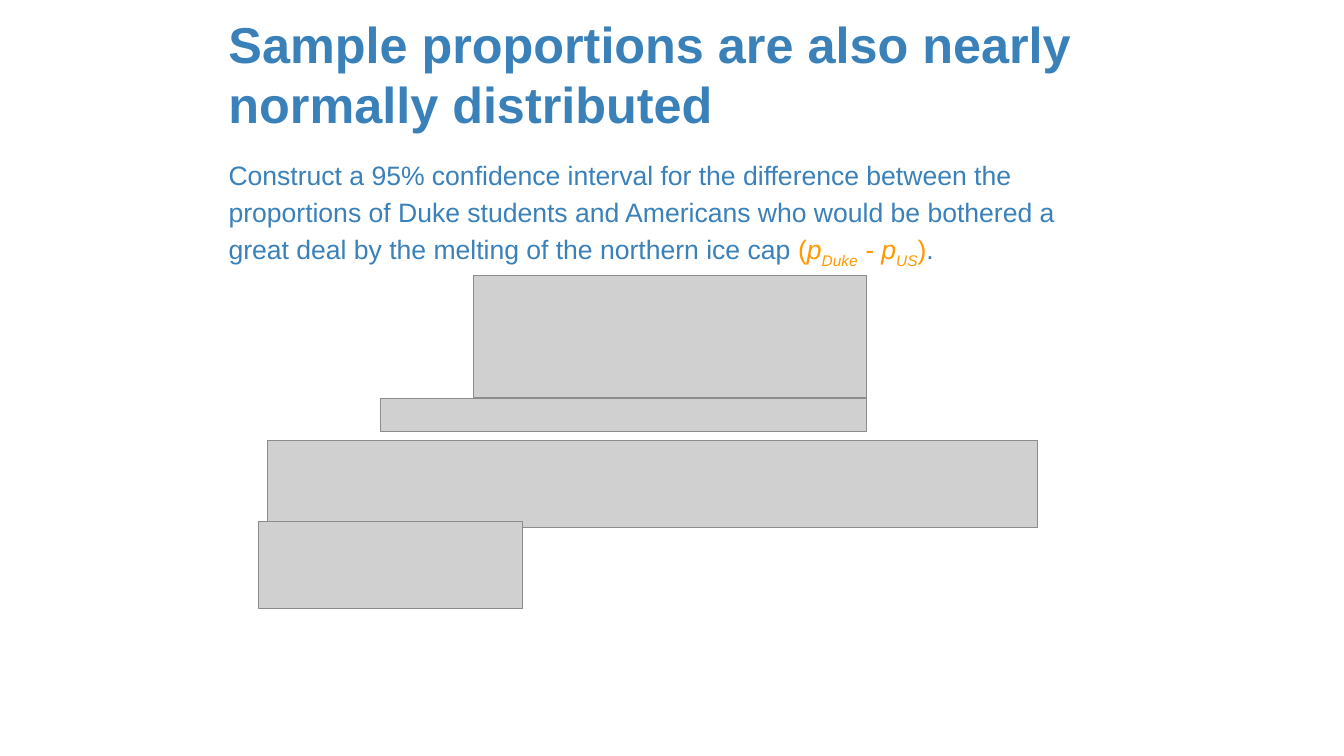
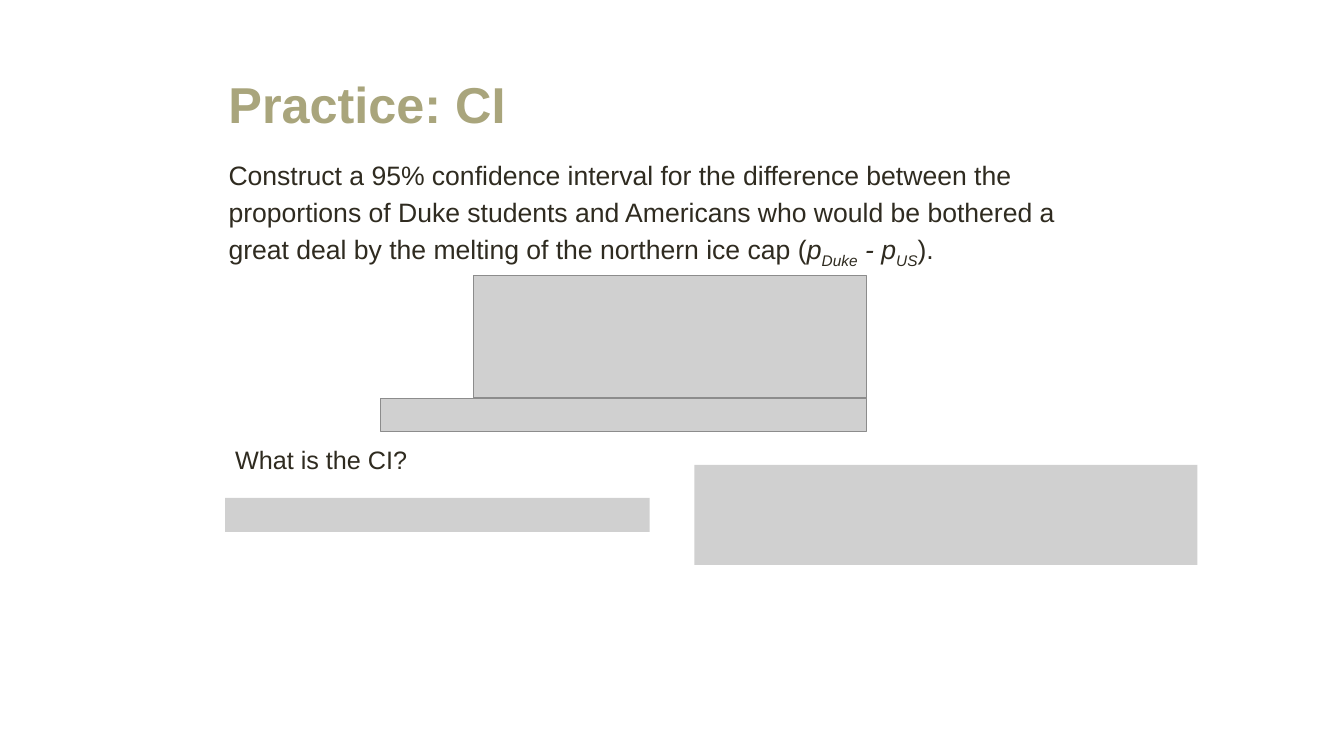
Before and after one commit to amosca01/MATH108-F23, a slide deck: slide 20 of slides/16-difference-two-proportions.pptx. Drawn at 1344x756 pixels with LibreOffice and Linux fonts; fonts in the diff are those of the drawing; grey boxes stand for pictures. Boxes give left, top, right and bottom in pixels: in the first picture for what was removed or moved away, otherwise in the second. Text is boxed around its words. In the diff, an @@ line names an element or a change of style, - is before the commit and + after.

```diff
--- a/slides/16-difference-two-proportions.pptx
+++ b/slides/16-difference-two-proportions.pptx
@@ title at (x1=228, y1=86, x2=505, y2=124): text changed; text colour #3A81BA to #A9A57C @@
-Sample proportions are also nearly normally distributed
+Practice: CI
@@ text "Construct a 95% confidence interval ..." at (x1=229, y1=165, x2=1055, y2=264): text colour #3A81BA to #2F2B20; text colour #FF9900 to #2F2B20 in "(pDuke - pUS)." @@
@@ picture removed at (x1=268, y1=441, x2=1038, y2=528) @@
@@ text added at (x1=235, y1=450, x2=407, y2=470), 18 pt, text #2F2B20 @@
+What is the CI?
@@ picture added at (x1=695, y1=465, x2=1198, y2=565) @@
@@ picture added at (x1=225, y1=498, x2=649, y2=532) @@
@@ picture removed at (x1=258, y1=522, x2=522, y2=609) @@
```
Also in this commit, not shown: 42 other slides changed, 6 slides added, 5 slides removed, 6 other files.
